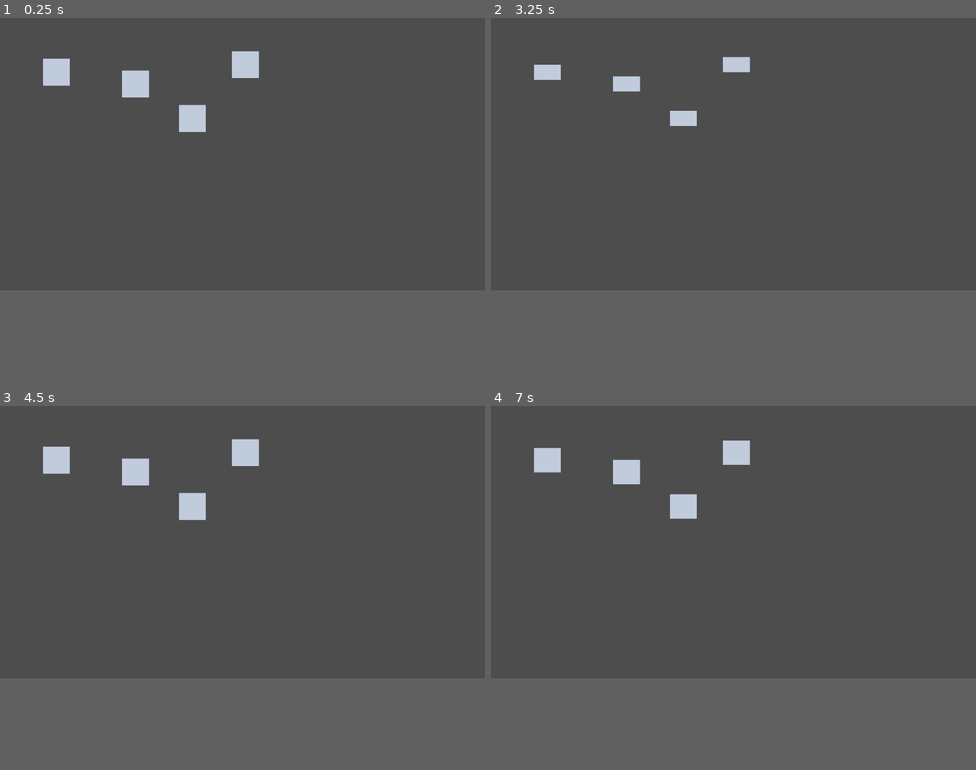
Above: before the commit, frames 1-4 (two rows, left to right).
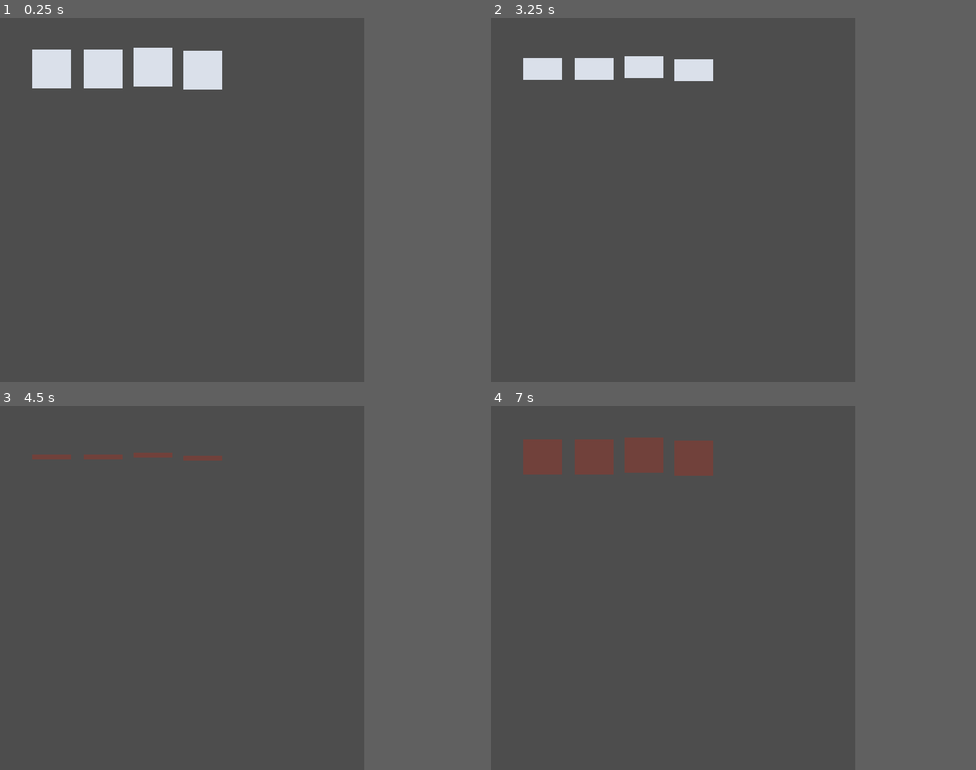
Above: after the commit, the same moments.

Repository: sugarvoid/alpha-space
Game: Godot game, scene res://game.tscn
Same seed, same stepped clock (60 frames per second), same inputs: the game is played once before the commit and once after it. The project has no main scene, so this scene is started directly.
Inputs:
- Up to frame 1 (0.25 s): no input
- Up to frame 2 (3.25 s): tap Enter at 0.5, 2 s; tap Space at 1.25, 2.75 s
- Up to frame 3 (4.5 s): no input
- Up to frame 4 (7 s): tap Enter at 5.75 s
In our replay, the window is 799x449 before the commit and 600x600 after it. These sizes can differ from the game's own. Grey fills any space a smaller window leaves; there, only what the larger window draws over its background counts as a difference.

The runs differ from the first frame. In frame 1, 4.5% of the frame differs, in the area x 6-54%, y 8-32%; in frame 2, 2.6%; in frame 3, 2.0%; in frame 4, 4.1%.

Commit message:
Added starfield

Diff:
--- /dev/null
+++ b/cork_pit.tscn
@@ -0,0 +1,3 @@
+[gd_scene format=3 uid="uid://v2iwiqck83oo"]
+
+[node name="CorkPit" type="Sprite2D"]
--- /dev/null
+++ b/game.gd
@@ -0,0 +1,14 @@
+extends Node2D
+
+enum states {
+
+}
+var state: int
+# Called when the node enters the scene tree for the first time.
+func _ready() -> void:
+	pass # Replace with function body.
+
+
+# Called every frame. 'delta' is the elapsed time since the previous frame.
+func _process(delta: float) -> void:
+	pass
--- a/game.tscn
+++ b/game.tscn
@@ -1,17 +1,22 @@
-[gd_scene load_steps=2 format=3 uid="uid://k71ge76ke5uq"]
+[gd_scene load_steps=4 format=3 uid="uid://k71ge76ke5uq"]
 
+[ext_resource type="Script" path="res://game.gd" id="1_746y8"]
 [ext_resource type="PackedScene" uid="uid://ciwh63g14hhqx" path="res://game/squre/square.tscn" id="1_nytc7"]
+[ext_resource type="PackedScene" uid="uid://bxpual75u03g5" path="res://numpad_layout.tscn" id="1_w1wc2"]
 
 [node name="Game" type="Node2D"]
+script = ExtResource("1_746y8")
+
+[node name="NumpadLayout" parent="." instance=ExtResource("1_w1wc2")]
 
 [node name="square" parent="." instance=ExtResource("1_nytc7")]
-position = Vector2(322, 157)
+position = Vector2(170, 84)
 
 [node name="square2" parent="." instance=ExtResource("1_nytc7")]
-position = Vector2(134, 129)
+position = Vector2(85, 84)
 
 [node name="square3" parent="." instance=ExtResource("1_nytc7")]
-position = Vector2(583, 111)
+position = Vector2(334, 86)
 
 [node name="square4" parent="." instance=ExtResource("1_nytc7")]
-position = Vector2(457, 239)
+position = Vector2(252, 81)
--- a/game/squre/square.gd
+++ b/game/squre/square.gd
@@ -13,7 +13,21 @@
 func flip_over() -> void:
 	$AnimationPlayer.play("flip_over")
 	await  $AnimationPlayer.animation_finished
+	$Sprite2D.frame = 1
+
 	$AnimationPlayer.play_backwards("flip_over")
+	await  $AnimationPlayer.animation_finished
+
+	$AnimationPlayer.play("flip_over")
+	await  $AnimationPlayer.animation_finished
+
+	$Sprite2D.frame = 0
+	$AnimationPlayer.play_backwards("flip_over")
+	await  $AnimationPlayer.animation_finished
+
+
+
+
 
 
 func _on_timer_timeout() -> void:
--- a/game/squre/square.tscn
+++ b/game/squre/square.tscn
@@ -29,6 +29,7 @@
 
 [node name="Sprite2D" type="Sprite2D" parent="."]
 texture = ExtResource("2_n7xnj")
+hframes = 2
 
 [node name="AnimationPlayer" type="AnimationPlayer" parent="."]
 libraries = {
--- a/project.godot
+++ b/project.godot
@@ -13,6 +13,12 @@
 config/name="NumPad"
 config/features=PackedStringArray("4.0", "Forward Plus")
 config/icon="res://icon.svg"
+
+[display]
+
+window/size/viewport_width=600
+window/size/viewport_height=600
+window/stretch/mode="viewport"
 
 [input]
 
--- /dev/null
+++ b/space_back_ground.tscn
@@ -0,0 +1,7 @@
+[gd_scene load_steps=2 format=3 uid="uid://chwyx6msikv4k"]
+
+[ext_resource type="Texture2D" uid="uid://68hr307lbk33" path="res://TEMP_space_background.png" id="1_bdm8h"]
+
+[node name="SpaceBackGround" type="Sprite2D"]
+texture = ExtResource("1_bdm8h")
+centered = false
--- /dev/null
+++ b/star_field.gd
@@ -0,0 +1,21 @@
+extends GPUParticles2D
+
+const REG_SPEED: float = 1.4
+const WRAP_SPEED: float = 0.6
+
+var mode: int
+
+# Called when the node enters the scene tree for the first time.
+func _ready() -> void:
+	self.enter_regular_mode()
+
+
+# Called every frame. 'delta' is the elapsed time since the previous frame.
+func _process(delta: float) -> void:
+	pass
+
+func enter_wrap_mode() -> void:
+	self.lifetime = REG_SPEED
+
+func enter_regular_mode() -> void:
+	self.lifetime = WRAP_SPEED
--- /dev/null
+++ b/star_field.tscn
@@ -0,0 +1,26 @@
+[gd_scene load_steps=5 format=3 uid="uid://c1ajj7sdaryad"]
+
+[ext_resource type="Script" path="res://star_field.gd" id="1_ja7x0"]
+
+[sub_resource type="Gradient" id="Gradient_8ii1v"]
+offsets = PackedFloat32Array(0.402332, 0.658892)
+colors = PackedColorArray(1, 1, 1, 0, 1, 1, 1, 1)
+
+[sub_resource type="GradientTexture1D" id="GradientTexture1D_mnwrk"]
+gradient = SubResource("Gradient_8ii1v")
+
+[sub_resource type="ParticleProcessMaterial" id="ParticleProcessMaterial_4xhpi"]
+particle_flag_disable_z = true
+spread = 180.0
+gravity = Vector3(0, 0, 0)
+initial_velocity_min = -300.0
+orbit_velocity_min = 0.0
+orbit_velocity_max = 0.0
+color_ramp = SubResource("GradientTexture1D_mnwrk")
+
+[node name="StarField" type="GPUParticles2D"]
+amount = 100
+lifetime = 1.4
+preprocess = 3.0
+process_material = SubResource("ParticleProcessMaterial_4xhpi")
+script = ExtResource("1_ja7x0")
Binary file added: TEMP_space_background.png
Not shown, added: TEMP_space_background.png.import
Binary file added: corkpit.aseprite
Binary file changed: game/squre/TEMP_square.png
